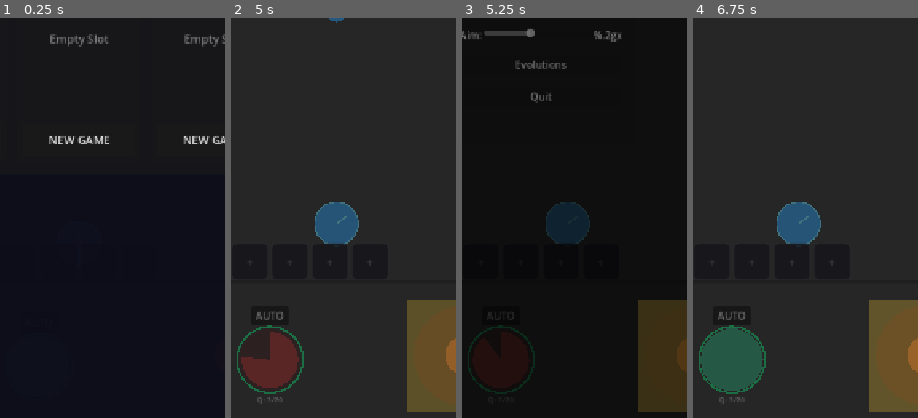
Above: before the commit, frames 1-4 (left to right).
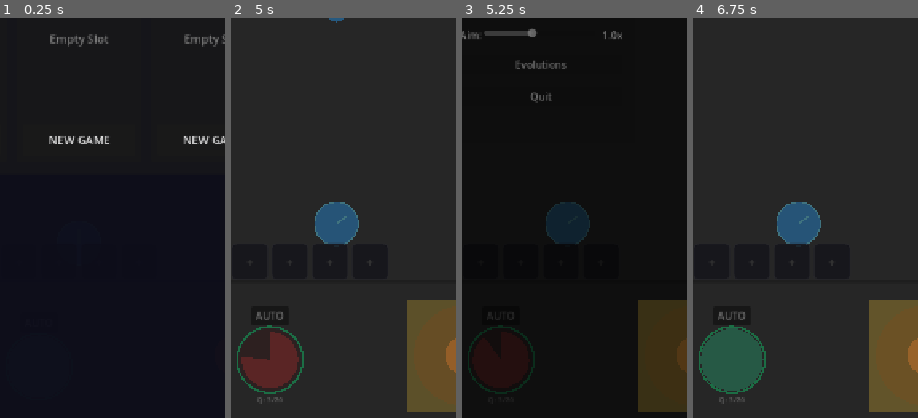
Above: after the commit, the same moments.

Repository: Randroids-Dojo/GoPit
Game: Godot game, scene res://scenes/game.tscn
The game is run twice, just before and just after one commit, with the same random seed, the same clock (stepped at 60 frames per second) and the same inputs.
Inputs (mouse positions are % of the whole screen's width and height, from its top left):
- Up to frame 1 (0.25 s): no input
- Up to frame 2 (5 s): click "NEW GAME" at 0.5 s; click "START" at 1.25 s; click "START" at 2 s; tap Enter at 2.75 s; drag from (16, 92) to (50, 78) at 2.77 s; drag from (41, 93) to (56, 76) at 3.52 s; click ")))" at 4.25 s
- Up to frame 3 (5.25 s): click "||" at 5 s
- Up to frame 4 (6.75 s): move the mouse to (60, 28) at 5.77 s; hold D (move_right) 5.78-6.5 s; tap Right (aim_right) at 5.85 s; click "Resume" at 6.5 s
The pictures show only the part of the screen within x 32-82%, y 50-100%; the shares and areas given below are measured in that part.

Frames 1-2 are identical in both runs. In frame 3, 0.2% of the frame differs, in the area x 28-72%, y 2-6%; in frame 4, nothing differs.

Commit message:
Fix string format error and flaky parallel test
- pause_overlay.gd: Use snappedf+str instead of %.2g format
- test_meta_progression.py: Use worker-specific slot to avoid conflicts

Diff:
--- a/scripts/ui/pause_overlay.gd
+++ b/scripts/ui/pause_overlay.gd
@@ -133,7 +133,7 @@
 	if sensitivity_slider:
 		sensitivity_slider.value = SoundManager.get_aim_sensitivity()
 	if sensitivity_value:
-		sensitivity_value.text = "%.2gx" % SoundManager.get_aim_sensitivity()
+		sensitivity_value.text = str(snappedf(SoundManager.get_aim_sensitivity(), 0.1)) + "x"
 
 
 func _on_encyclopedia_pressed() -> void:
Not shown, changed: tests/test_meta_progression.py
